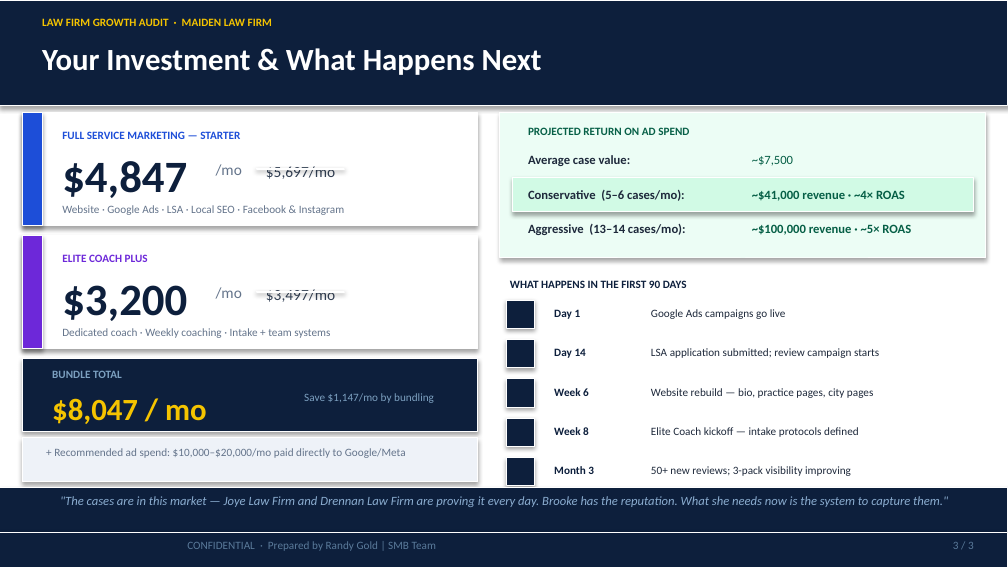
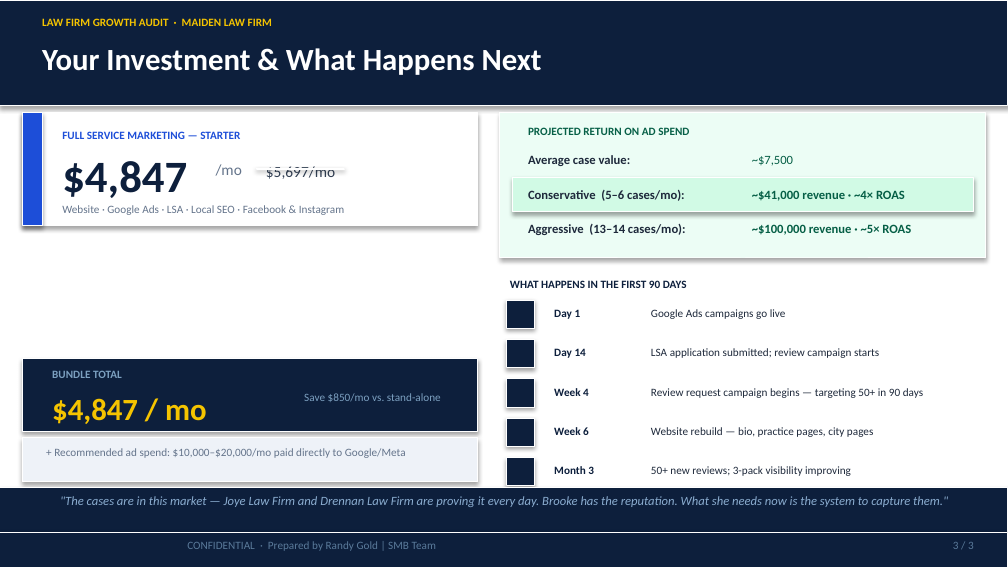
Before and after one commit to SMB-Team-Technology/workwith-smbteam, a slide deck: slide 3 of maiden-law-firm/Maiden Law Firm_June 5, 2026_Proposal.pptx. Drawn at 1008x567 pixels with LibreOffice and Linux fonts; fonts in the diff are those of the drawing. Boxes give left, top, right and bottom in pixels: in the first picture for what was removed or moved away, otherwise in the second. Text is boxed around its words. In the diff, an @@ line names an element or a change of style, - is before the commit and + after.

```diff
--- a/maiden-law-firm/Maiden Law Firm_June 5, 2026_Proposal.pptx
+++ b/maiden-law-firm/Maiden Law Firm_June 5, 2026_Proposal.pptx
@@ rectangle removed at (22, 236, 478, 349) @@
@@ rectangle removed at (22, 236, 42, 349) @@
@@ text removed at (62, 254, 148, 262) @@
-ELITE COACH PLUS
@@ text removed at (62, 285, 187, 321) @@
-$3,200
@@ text removed at (216, 287, 242, 299) @@
-/mo
@@ rectangle removed at (256, 291, 345, 292) @@
@@ text removed at (266, 289, 335, 302) @@
-$3,497/mo
@@ text removed at (62, 328, 330, 338) @@
-Dedicated coach · Weekly coaching · Intake + team systems
@@ text at (554, 388, 589, 396): text changed @@
-Week 8
+Week 4
@@ text added at (651, 388, 923, 398), 8 pt, text #1E293B @@
+Review request campaign begins — targeting 50+ in 90 days
@@ text at (52, 398, 207, 424): text changed @@
-$8,047 / mo
+$4,847 / mo
@@ text at (304, 393, 441, 402): text changed @@
-Save $1,147/mo by bundling
+Save $850/mo vs. stand-alone
@@ text "Week 6": place and size @@
-text "Week 6" at (554, 388, 589, 396)
+text "Week 6" at (554, 427, 589, 435)
@@ text "Website rebuild — bio, practice ...": place and size @@
-text "Website rebuild — bio, practice ..." at (651, 388, 873, 398)
+text "Website rebuild — bio, practice ..." at (651, 427, 873, 437)
@@ text removed at (651, 427, 859, 437) @@
-Elite Coach kickoff — intake protocols defined
```
Also in this commit, not shown: 7 other files.
